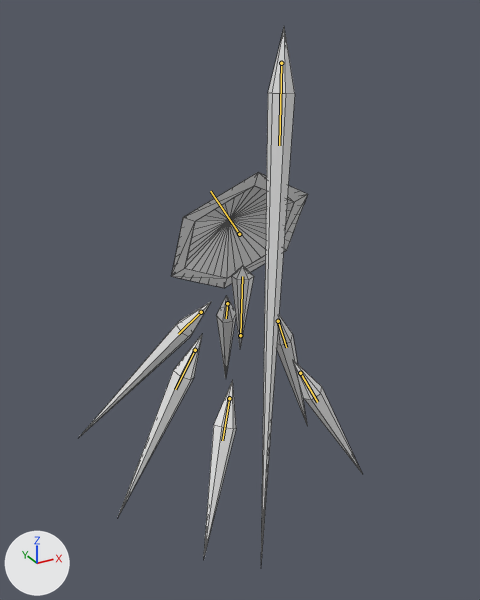
Renders of the glTF model glb_imports/ClarityBodyMeshes.glb from each side of a commit.
Rendered twice from a 50 mm lens placed at (-26.1, -47.4, 31.7), pointed at (0.7, 1.4, 7.3). Every picture has the same lights, and +X, +Y and +Z are marked at lower left. The first picture is the older version. Both versions are drawn at frame 171 of the action 'RegenShards'; the numbers are the values there. The bones that bend it are drawn over the model as lines. Mesh edges are drawn as thin lines.

Names of what the first picture shows: 'Arm', 'BackLeft', 'BackRight', 'Center', 'FrontLeft', 'FrontRight', 'Hat', 'MiddleLeft', 'MiddleRight'.
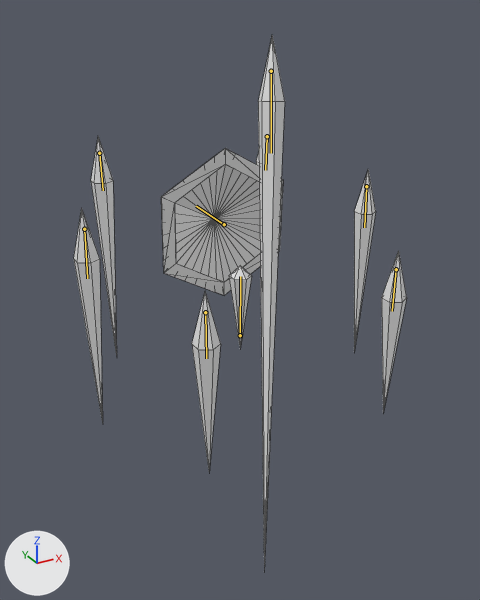
What the commit changed:
Bone 'Center' (bone_center) moves from (0.0, 0.0, -0.04) to (0.0, 0.0, -0.06).
Bone 'Center' (bone_center) turns from (1, 3, -2) to (0, 0, 0) degrees about its own x, y and z.
Bone 'Hat' (bone_hat) moves from (0.0, 0.71, -0.78) to (0.0, 0.97, -3.0).
Bone 'Hat' (bone_hat) turns from (-64, -1, 3) to (-88, 0, 0) degrees about its own x, y and z.
Bone 'Arm' (bone_arm) moves from (13.98, -13.82, 4.15) to (13.39, -13.58, 4.18).
Bone 'Middle.L' (bone_middle_l) moves from (-1.83, -1.94, -0.74) to (-13.72, -10.9, -0.16).
Bone 'Middle.L' (bone_middle_l) turns from (-11, -11, 8) to (0, 0, -15) degrees about its own x, y and z.
Bone 'Front.L' (bone_front_l) moves from (-2.46, 1.86, 0.8) to (-9.5, -6.28, 9.65).
Bone 'Front.L' (bone_front_l) turns from (-2, -12, 12) to (-14, 2, -16) degrees about its own x, y and z.
Bone 'Back.L' (bone_back_l) moves from (-0.54, -3.02, -2.85) to (-11.65, -12.58, -11.8).
Bone 'Back.L' (bone_back_l) turns from (-20, -9, 7) to (14, 1, -16) degrees about its own x, y and z.
Bone 'Middle.R' (bone_middle_r) moves from (2.23, -1.83, 0.74) to (13.72, -10.9, -0.15).
Bone 'Middle.R' (bone_middle_r) turns from (-1, -15, -12) to (0, 0, 15) degrees about its own x, y and z.
Bone 'Front.R' (bone_front_r) moves from (1.71, 1.84, 1.48) to (9.51, -6.28, 9.63).
Bone 'Front.R' (bone_front_r) turns from (8, -15, -11) to (-14, -2, 16) degrees about its own x, y and z.
Bone 'Back.R' (bone_back_r) moves from (1.85, -2.87, -2.18) to (11.64, -12.59, -11.81).
Bone 'Back.R' (bone_back_r) turns from (-10, -16, -16) to (14, -1, 16) degrees about its own x, y and z.

Changed parts and their boxes [x1, y1, x2, y2] in the pictures (480 x 600 px):
'Hat', posed (11% narrower, 26% taller)
    before: [171, 172, 308, 288]
    after: [161, 148, 283, 295]
'Arm', posed (20% narrower)
    before: [261, 28, 295, 562]
    after: [258, 35, 285, 570]
'MiddleRight', posed (64% narrower, 19% taller)
    before: [119, 335, 202, 515]
    after: [74, 209, 103, 423]
'FrontRight', posed (9% narrower)
    before: [204, 380, 236, 556]
    after: [192, 292, 221, 470]
'BackRight', posed (79% narrower, 65% taller)
    before: [81, 302, 211, 435]
    after: [91, 136, 117, 356]
'FrontLeft', posed (63% narrower, 43% taller)
    before: [293, 361, 362, 473]
    after: [382, 251, 407, 412]
'MiddleLeft', posed
    before: [277, 315, 307, 424]
    after: [354, 169, 376, 351]
'Center', posed
    before: [231, 265, 254, 348]
    after: [229, 265, 252, 348]
'BackLeft', posed (mostly hidden afterwards)
    before: [216, 296, 236, 379]
    after: [256, 152, 259, 166]
bone 'Center', root to tip
    before: (240, 335) to (242, 276)
    after: (240, 335) to (240, 276)
bone 'Hat', root to tip
    before: (239, 234) to (210, 191)
    after: (224, 224) to (196, 206)
bone 'Arm', root to tip
    before: (281, 63) to (279, 145)
    after: (271, 71) to (271, 153)
bone 'Middle.L', root to tip
    before: (278, 321) to (286, 347)
    after: (366, 186) to (364, 227)
bone 'Front.L', root to tip
    before: (300, 373) to (317, 402)
    after: (396, 269) to (392, 311)
bone 'Back.L', root to tip
    before: (227, 303) to (226, 318)
    after: (267, 136) to (265, 170)
bone 'Middle.R', root to tip
    before: (195, 350) to (175, 389)
    after: (84, 229) to (87, 278)
bone 'Front.R', root to tip
    before: (229, 398) to (222, 440)
    after: (205, 312) to (206, 358)
bone 'Back.R', root to tip
    before: (201, 312) to (178, 334)
    after: (99, 153) to (103, 190)
